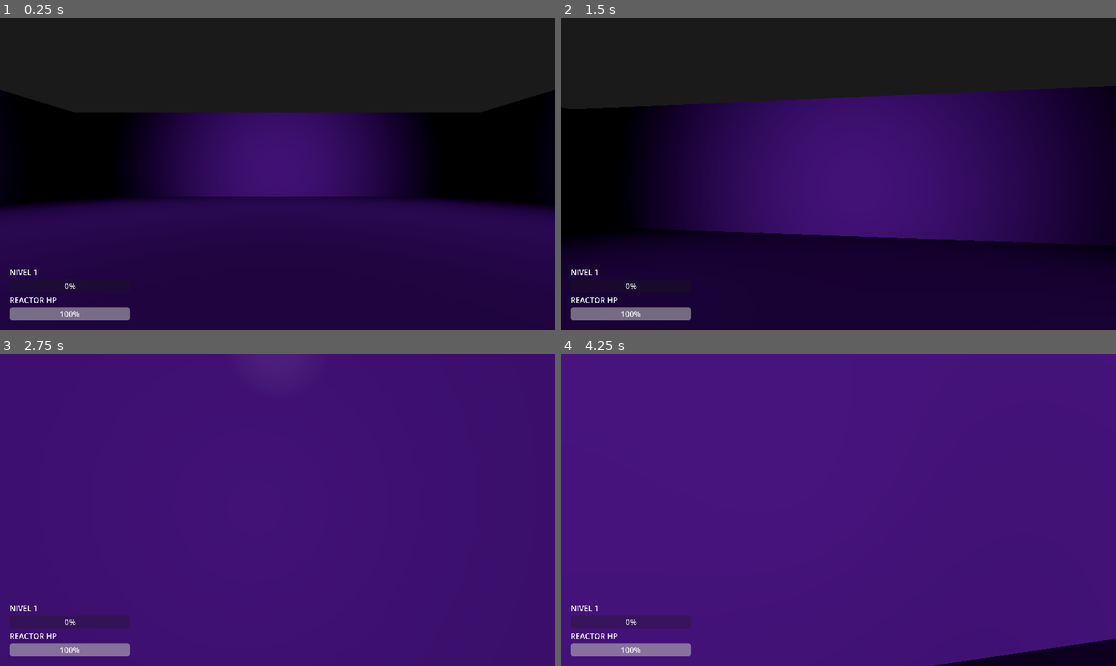
Above: before the commit, frames 1-4 (two rows, left to right).
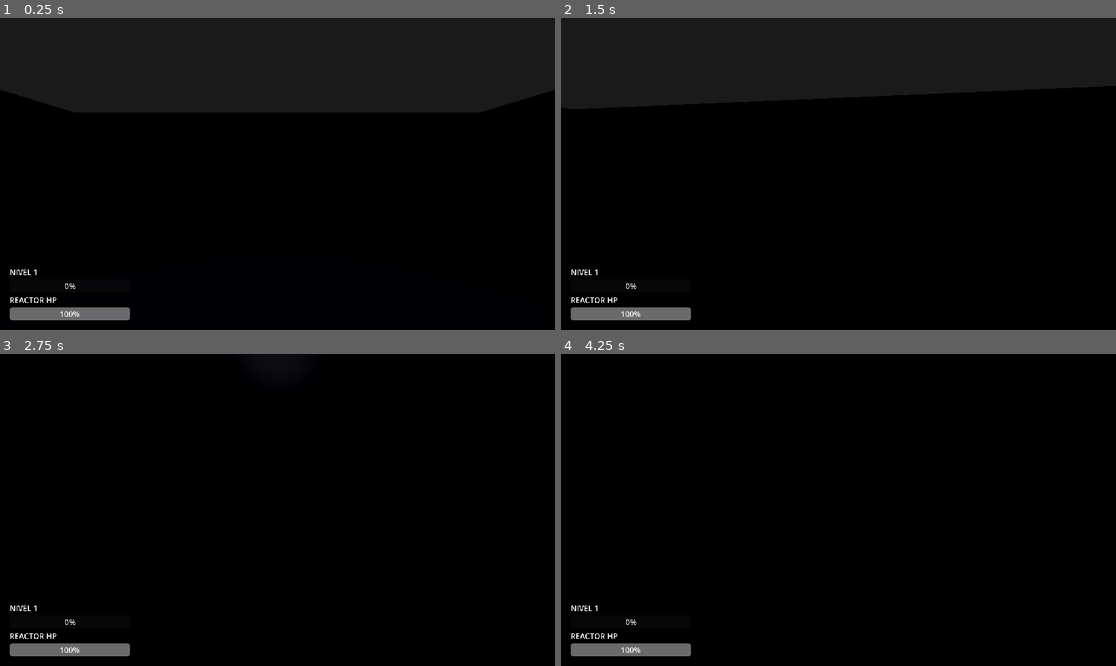
Above: after the commit, the same moments.

Repository: vTrxn/COREBREAKER
Game: Godot game, scene res://Mundo.tscn
Two runs of this game, one before a commit and one after it. Both use one fixed random seed, a clock stepped at 60 frames per second and the inputs below.
Inputs (mouse positions are in pixels of both pictures, inside the frame that each line leads up to):
- Up to frame 1 (0.25 s): no input
- Up to frame 2 (1.5 s): tap Enter at 0.5 s; move the mouse to (866, 174) at 0.52 s; press the mouse at (866, 174) at 0.53 s; hold W (move_up) from 0.53 s (still down); tap Shift (dash) at 0.6 s; tap Space (saltar) at 0.77, 1.07 s; move the mouse to (810, 174) at 1.27 s; release the mouse at (810, 174) at 1.28 s; click (810, 174) at 1.35 s
- Up to frame 3 (2.75 s): keep holding W (move_up); tap Space (saltar) at 1.52, 1.55, 1.82, 2.1 s; move the mouse to (288, 503) at 2.02 s; tap Shift (dash) at 2.3 s
- Up to frame 4 (4.25 s): keep holding W (move_up); move the mouse to (832, 516) at 2.77 s; tap Shift (dash) at 2.85 s; tap Space (saltar) at 3.02, 3.32, 3.5, 3.77, 3.8, 4.07 s; click (832, 516) at 3.05 s; move the mouse to (877, 513) at 3.52 s; hold Ctrl (deslizar) from 3.53 s (still down)

The runs differ from the first frame. In frame 1, 55% of the frame differs, in the area x 0-100%, y 30-100%; in frame 2, 66%; in frame 3, 100%; in frame 4, 100%, in the area x 0-100%, y 0-100%.

Commit message:
se agregaron sonidos y musica

Diff:
--- a/Jugador.tscn
+++ b/Jugador.tscn
@@ -1,7 +1,12 @@
-[gd_scene load_steps=5 format=3]
+[gd_scene load_steps=10 format=3]
 
 [ext_resource type="Script" path="res://scripts/jugador.gd" id="1_jug"]
 [ext_resource type="Script" path="res://scripts/luz_jugador.gd" id="2_luz"]
+[ext_resource type="AudioStream" path="res://audio/disparo.mp3" id="3_disp"]
+[ext_resource type="AudioStream" path="res://audio/salto.mp3" id="4_salt"]
+[ext_resource type="AudioStream" path="res://audio/dash.mp3" id="5_dash"]
+[ext_resource type="AudioStream" path="res://audio/pasos.mp3" id="6_paso"]
+[ext_resource type="AudioStream" path="res://audio/respiracion_baja_vida.mp3" id="7_resp"]
 
 [sub_resource type="CapsuleShape3D" id="CapsuleShape3D_1"]
 radius = 0.4
@@ -33,3 +38,18 @@
 
 [node name="LuzJugador" type="SpotLight3D" parent="Camera3D"]
 script = ExtResource("2_luz")
+
+[node name="AudioDisparo" type="AudioStreamPlayer" parent="."]
+stream = ExtResource("3_disp")
+
+[node name="AudioSalto" type="AudioStreamPlayer" parent="."]
+stream = ExtResource("4_salt")
+
+[node name="AudioDash" type="AudioStreamPlayer" parent="."]
+stream = ExtResource("5_dash")
+
+[node name="AudioPasos" type="AudioStreamPlayer" parent="."]
+stream = ExtResource("6_paso")
+
+[node name="AudioRespiracion" type="AudioStreamPlayer" parent="."]
+stream = ExtResource("7_resp")
--- a/Mundo.tscn
+++ b/Mundo.tscn
@@ -1,13 +1,14 @@
-[gd_scene format=3 uid="uid://c5ubgahe0ye2d"]
+[gd_scene load_steps=18 format=3]
 
-[ext_resource type="Script" uid="uid://dhn5t6unkj7rq" path="res://scripts/mundo.gd" id="1_mun"]
+[ext_resource type="Script" path="res://scripts/mundo.gd" id="1_mun"]
 [ext_resource type="PackedScene" path="res://Scrapper.tscn" id="2_scra"]
 [ext_resource type="PackedScene" path="res://Torreta.tscn" id="3_torr"]
-[ext_resource type="Script" uid="uid://u4ds4wkvpyij" path="res://scripts/luz_parpadeante.gd" id="4_luzp"]
-[ext_resource type="Script" uid="uid://bxvxtiwoo3bwy" path="res://scripts/sistema_eventos.gd" id="5_sise"]
+[ext_resource type="Script" path="res://scripts/luz_parpadeante.gd" id="4_luzp"]
+[ext_resource type="Script" path="res://scripts/sistema_eventos.gd" id="5_sise"]
 [ext_resource type="PackedScene" path="res://Jugador.tscn" id="6_jug"]
 [ext_resource type="PackedScene" path="res://HUD.tscn" id="7_hud"]
-[ext_resource type="Script" uid="uid://d4iidsxnemsam" path="res://scripts/disparador.gd" id="8_disp"]
+[ext_resource type="Script" path="res://scripts/disparador.gd" id="8_disp"]
+[ext_resource type="AudioStream" path="res://audio/musica_nivel.mp3" id="9_mus"]
 
 [sub_resource type="Environment" id="Environment_1"]
 background_mode = 1
@@ -42,100 +43,101 @@
 height = 0.2
 radius = 1.0
 
-[node name="Mundo" type="Node3D" unique_id=1161699233]
+[node name="Mundo" type="Node3D"]
 script = ExtResource("1_mun")
 spawner_scrapper = ExtResource("2_scra")
 spawner_torreta = ExtResource("3_torr")
 
-[node name="WorldEnvironment" type="WorldEnvironment" parent="." unique_id=768940076]
+[node name="WorldEnvironment" type="WorldEnvironment" parent="."]
 environment = SubResource("Environment_1")
 
-[node name="LuzTecho" type="OmniLight3D" parent="." unique_id=1656786256]
-transform = Transform3D(1, 0, 0, 0, 1, 0, 0, 0, 1, 0, 1.9593515, 0)
+[node name="LuzTecho" type="OmniLight3D" parent="."]
+transform = Transform3D(1, 0, 0, 0, 1, 0, 0, 0, 1, 0, 7, 0)
 light_color = Color(0.615686, 0.305882, 0.866667, 1)
-omni_range = 19.527
-omni_attenuation = -0.584
-omni_shadow_mode = 0
+omni_range = 25.0
 script = ExtResource("4_luzp")
 
-[node name="LuzEvento" type="OmniLight3D" parent="." unique_id=39396431]
-transform = Transform3D(1, 0, 0, 0, 1, 0, 0, 0, 1, 0, 2.6192303, 0)
+[node name="LuzEvento" type="OmniLight3D" parent="."]
 light_color = Color(0.223529, 1, 0.0784314, 1)
 light_energy = 0.0
 omni_range = 10.0
 omni_attenuation = 2.0
 
-[node name="SistemaEventos" type="Node" parent="." unique_id=1188547379 node_paths=PackedStringArray("luz_evento") groups=["sistema_eventos"]]
+[node name="SistemaEventos" type="Node" parent="." node_paths=PackedStringArray("luz_evento") groups=["sistema_eventos"]]
 script = ExtResource("5_sise")
 luz_evento = NodePath("../LuzEvento")
 
-[node name="Arena" type="Node3D" parent="." unique_id=1947500762]
+[node name="Arena" type="Node3D" parent="."]
 
-[node name="Suelo" type="StaticBody3D" parent="Arena" unique_id=148540041]
+[node name="Suelo" type="StaticBody3D" parent="Arena"]
 transform = Transform3D(1, 0, 0, 0, 1, 0, 0, 0, 1, 0, -0.5, 0)
 collision_mask = 0
 
-[node name="CollisionShape3D" type="CollisionShape3D" parent="Arena/Suelo" unique_id=688649426]
+[node name="CollisionShape3D" type="CollisionShape3D" parent="Arena/Suelo"]
 shape = SubResource("BoxShape3D_floor")
 
-[node name="MeshInstance3D" type="MeshInstance3D" parent="Arena/Suelo" unique_id=2113609738]
+[node name="MeshInstance3D" type="MeshInstance3D" parent="Arena/Suelo"]
 mesh = SubResource("BoxMesh_floor")
 surface_material_override/0 = SubResource("StandardMaterial3D_floor")
 
-[node name="ParedN" type="StaticBody3D" parent="Arena" unique_id=291438507]
+[node name="ParedN" type="StaticBody3D" parent="Arena"]
 transform = Transform3D(1, 0, 0, 0, 1, 0, 0, 0, 1, 0, 3, -15)
 collision_mask = 0
 
-[node name="CollisionShape3D" type="CollisionShape3D" parent="Arena/ParedN" unique_id=1443295320]
+[node name="CollisionShape3D" type="CollisionShape3D" parent="Arena/ParedN"]
 shape = SubResource("BoxShape3D_wall_z")
 
-[node name="MeshInstance3D" type="MeshInstance3D" parent="Arena/ParedN" unique_id=1421661414]
+[node name="MeshInstance3D" type="MeshInstance3D" parent="Arena/ParedN"]
 mesh = SubResource("BoxMesh_wall_z")
 surface_material_override/0 = SubResource("StandardMaterial3D_floor")
 
-[node name="ParedS" type="StaticBody3D" parent="Arena" unique_id=1405358388]
+[node name="ParedS" type="StaticBody3D" parent="Arena"]
 transform = Transform3D(1, 0, 0, 0, 1, 0, 0, 0, 1, 0, 3, 15)
 collision_mask = 0
 
-[node name="CollisionShape3D" type="CollisionShape3D" parent="Arena/ParedS" unique_id=1112965815]
+[node name="CollisionShape3D" type="CollisionShape3D" parent="Arena/ParedS"]
 shape = SubResource("BoxShape3D_wall_z")
 
-[node name="MeshInstance3D" type="MeshInstance3D" parent="Arena/ParedS" unique_id=624463734]
+[node name="MeshInstance3D" type="MeshInstance3D" parent="Arena/ParedS"]
 mesh = SubResource("BoxMesh_wall_z")
 surface_material_override/0 = SubResource("StandardMaterial3D_floor")
 
-[node name="ParedE" type="StaticBody3D" parent="Arena" unique_id=1746470226]
+[node name="ParedE" type="StaticBody3D" parent="Arena"]
 transform = Transform3D(1, 0, 0, 0, 1, 0, 0, 0, 1, 15, 3, 0)
 collision_mask = 0
 
-[node name="CollisionShape3D" type="CollisionShape3D" parent="Arena/ParedE" unique_id=814571138]
+[node name="CollisionShape3D" type="CollisionShape3D" parent="Arena/ParedE"]
 shape = SubResource("BoxShape3D_wall_x")
 
-[node name="MeshInstance3D" type="MeshInstance3D" parent="Arena/ParedE" unique_id=1276608401]
+[node name="MeshInstance3D" type="MeshInstance3D" parent="Arena/ParedE"]
 mesh = SubResource("BoxMesh_wall_x")
 surface_material_override/0 = SubResource("StandardMaterial3D_floor")
 
-[node name="ParedO" type="StaticBody3D" parent="Arena" unique_id=147001714]
+[node name="ParedO" type="StaticBody3D" parent="Arena"]
 transform = Transform3D(1, 0, 0, 0, 1, 0, 0, 0, 1, -15, 3, 0)
 collision_mask = 0
 
-[node name="CollisionShape3D" type="CollisionShape3D" parent="Arena/ParedO" unique_id=424943819]
+[node name="CollisionShape3D" type="CollisionShape3D" parent="Arena/ParedO"]
 shape = SubResource("BoxShape3D_wall_x")
 
-[node name="MeshInstance3D" type="MeshInstance3D" parent="Arena/ParedO" unique_id=1429115078]
+[node name="MeshInstance3D" type="MeshInstance3D" parent="Arena/ParedO"]
 mesh = SubResource("BoxMesh_wall_x")
 surface_material_override/0 = SubResource("StandardMaterial3D_floor")
 
-[node name="DisparadorTaller" type="Area3D" parent="Arena" unique_id=797826979]
+[node name="DisparadorTaller" type="Area3D" parent="Arena"]
 transform = Transform3D(1, 0, 0, 0, 1, 0, 0, 0, 1, 0, 0.1, -6)
 collision_layer = 4
 collision_mask = 8
 script = ExtResource("8_disp")
 
-[node name="CollisionShape3D" type="CollisionShape3D" parent="Arena/DisparadorTaller" unique_id=1780767065]
+[node name="CollisionShape3D" type="CollisionShape3D" parent="Arena/DisparadorTaller"]
 shape = SubResource("CylinderShape3D_disp")
 
-[node name="Jugador" parent="." unique_id=1263025432 instance=ExtResource("6_jug")]
+[node name="Jugador" parent="." instance=ExtResource("6_jug")]
 transform = Transform3D(1, 0, 0, 0, 1, 0, 0, 0, 1, 0, 0.1, 0)
 
-[node name="HUD" parent="." unique_id=206211267 instance=ExtResource("7_hud")]
+[node name="HUD" parent="." instance=ExtResource("7_hud")]
+
+[node name="MusicaNivel" type="AudioStreamPlayer" parent="."]
+stream = ExtResource("9_mus")
+autoplay = true
--- a/scripts/jugador.gd
+++ b/scripts/jugador.gd
@@ -13,6 +13,11 @@
 @export var col_shape: CollisionShape3D
 @export var raycast: RayCast3D
 @export var sis_eventos: SistemaEventos
+@export var audio_disparo: AudioStreamPlayer
+@export var audio_salto: AudioStreamPlayer
+@export var audio_dash: AudioStreamPlayer
+@export var audio_pasos: AudioStreamPlayer
+@export var audio_respiracion: AudioStreamPlayer
 var hp: float = 100.0
 var t_quieto: float = 0.0
 var en_slide: bool = false
@@ -37,6 +42,16 @@
 		raycast = find_child("RayCast3D") as RayCast3D
 	if not sis_eventos:
 		sis_eventos = get_tree().get_first_node_in_group("sistema_eventos") as SistemaEventos
+	if not audio_disparo:
+		audio_disparo = find_child("AudioDisparo") as AudioStreamPlayer
+	if not audio_salto:
+		audio_salto = find_child("AudioSalto") as AudioStreamPlayer
+	if not audio_dash:
+		audio_dash = find_child("AudioDash") as AudioStreamPlayer
+	if not audio_pasos:
+		audio_pasos = find_child("AudioPasos") as AudioStreamPlayer
+	if not audio_respiracion:
+		audio_respiracion = find_child("AudioRespiracion") as AudioStreamPlayer
 	cambio_xp.emit(xp, xp_max, nivel)
 func _unhandled_input(event: InputEvent) -> void:
 	if event is InputEventMouseMotion and Input.mouse_mode == Input.MOUSE_MODE_CAPTURED:
@@ -58,6 +73,7 @@
 	if sangrando:
 		hp = maxf(0.0, hp - 2.0 * delta)
 		cambio_salud.emit(hp, hp_max)
+	_procesar_audio_salud()
 	if cd_dash > 0.0:
 		cd_dash = maxf(0.0, cd_dash - delta)
 	if timer_disparo > 0.0:
@@ -69,6 +85,8 @@
 		var dir_d := dir if dir.length_squared() > 0.01 else -transform.basis.z
 		velocity.x = dir_d.x * 14.0
 		velocity.z = dir_d.z * 14.0
+		if audio_dash:
+			audio_dash.play()
 	var presiona_slide := Input.is_action_pressed("deslizar")
 	if presiona_slide and is_on_floor() and not en_slide:
 		en_slide = true
@@ -98,11 +116,35 @@
 			velocity.z = move_toward(velocity.z, 0.0, delta * 20.0)
 	if Input.is_action_just_pressed("saltar") and is_on_floor():
 		velocity.y = fuerza_salto
+		if audio_salto:
+			audio_salto.play()
+	_procesar_audio_pasos(dir)
 	if Input.is_action_pressed("disparo_primario") and timer_disparo <= 0.0:
 		disparar()
 		timer_disparo = 0.25
 	move_and_slide()
+func _procesar_audio_pasos(dir: Vector3) -> void:
+	if not audio_pasos:
+		return
+	var moviendo := is_on_floor() and dir.length_squared() > 0.01 and Vector2(velocity.x, velocity.z).length() > 0.5 and not en_slide
+	if moviendo:
+		if not audio_pasos.playing:
+			audio_pasos.play()
+	else:
+		if audio_pasos.playing:
+			audio_pasos.stop()
+func _procesar_audio_salud() -> void:
+	if not audio_respiracion:
+		return
+	if hp < hp_max * 0.5 and hp > 0.0:
+		if not audio_respiracion.playing:
+			audio_respiracion.play()
+	else:
+		if audio_respiracion.playing:
+			audio_respiracion.stop()
 func disparar() -> void:
+	if audio_disparo:
+		audio_disparo.play()
 	if not raycast:
 		return
 	raycast.target_position = Vector3(0.0, 0.0, -15.0)
Not shown, added: audio/dash.mp3.import
Not shown, added: audio/disparo.mp3.import
Not shown, added: audio/musica_nivel.mp3.import
Not shown, added: audio/pasos.mp3.import
Not shown, added: audio/respiracion_baja_vida.mp3.import
Not shown, added: audio/salto.mp3.import
Not shown, added: audio/dash.mp3
Not shown, added: audio/disparo.mp3
Not shown, added: audio/musica_nivel.mp3
Not shown, added: audio/pasos.mp3
Not shown, added: audio/respiracion_baja_vida.mp3
Not shown, added: audio/salto.mp3
